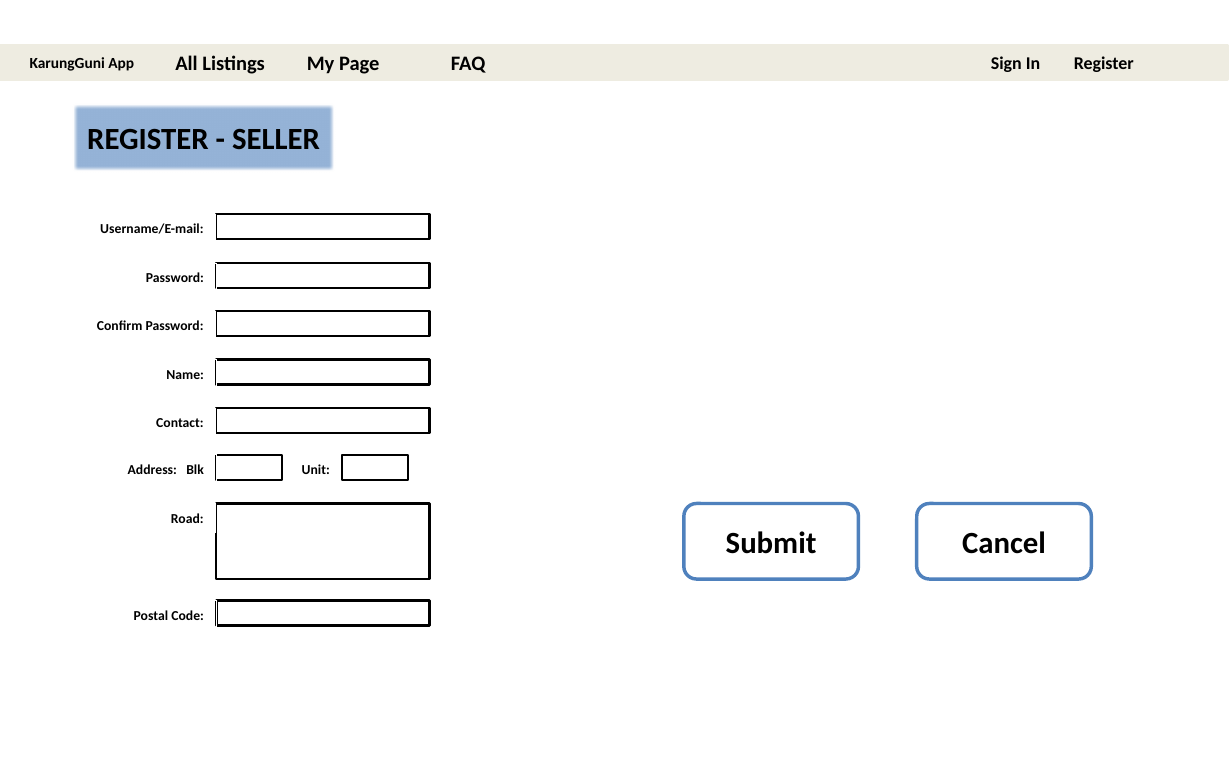
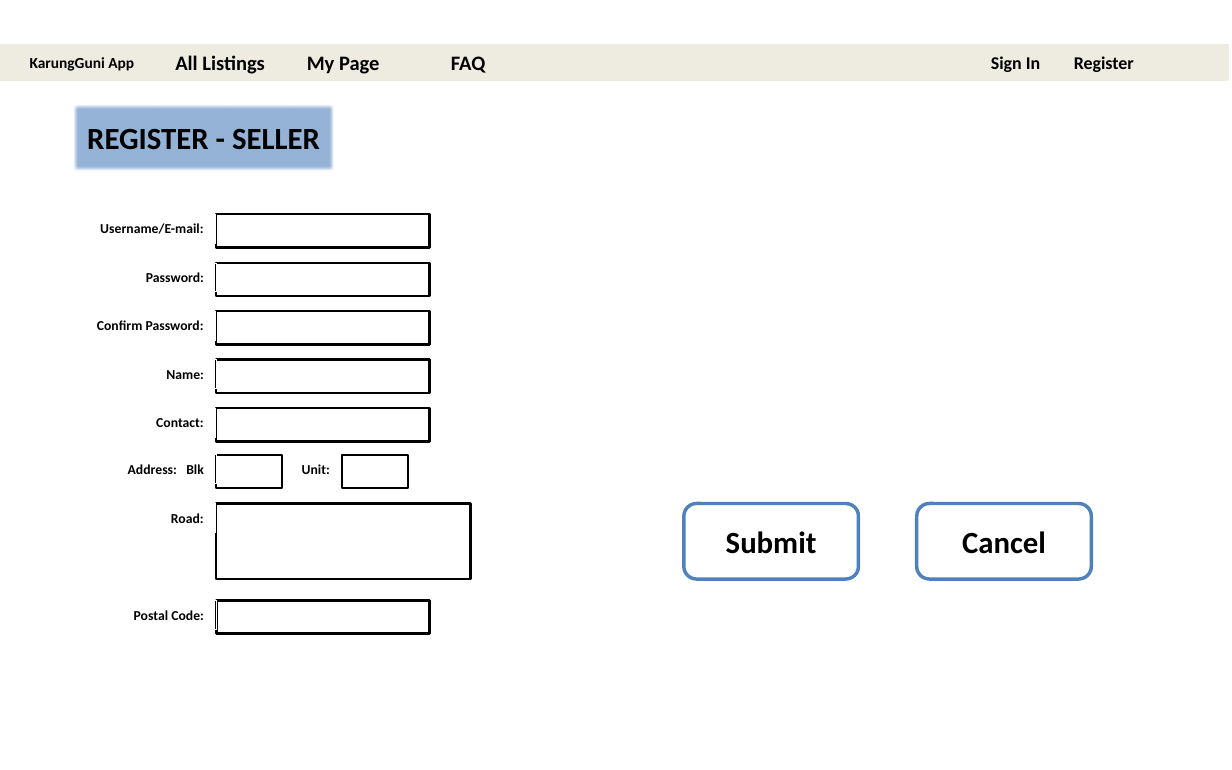
Before and after one commit to chenshiqi/IDP, a slide deck: slide 4 of Mock Up.pptx. Drawn at 1232x770 pixels with LibreOffice and Linux fonts; fonts in the diff are those of the drawing; background and template pictures are left out. Boxes give left, top, right and bottom in pixels: in the first picture for what was removed or moved away, otherwise in the second. Text is boxed around its words. In the diff, an @@ line names an element or a change of style, - is before the commit and + after.

```diff
--- a/Mock Up.pptx
+++ b/Mock Up.pptx
@@ rectangle: place and size @@
-rectangle at [216, 214, 429, 239]
+rectangle at [216, 214, 429, 248]
@@ rectangle: place and size @@
-rectangle at [216, 264, 429, 288]
+rectangle at [216, 264, 429, 297]
@@ rectangle: place and size @@
-rectangle at [216, 312, 429, 336]
+rectangle at [216, 312, 429, 345]
@@ rectangle: place and size @@
-rectangle at [216, 360, 429, 384]
+rectangle at [216, 360, 429, 393]
@@ rectangle: place and size @@
-rectangle at [216, 408, 429, 432]
+rectangle at [216, 408, 429, 441]
@@ rectangle: place and size @@
-rectangle at [216, 455, 282, 479]
+rectangle at [216, 455, 282, 488]
@@ rectangle: place and size @@
-rectangle at [342, 455, 409, 479]
+rectangle at [342, 455, 409, 488]
@@ rectangle: place and size @@
-rectangle at [216, 504, 430, 579]
+rectangle at [216, 504, 471, 579]
@@ rectangle: place and size @@
-rectangle at [217, 600, 430, 625]
+rectangle at [217, 600, 430, 633]
```
Also in this commit, not shown: 3 other slides changed, 2 slides added, 1 slide removed.
